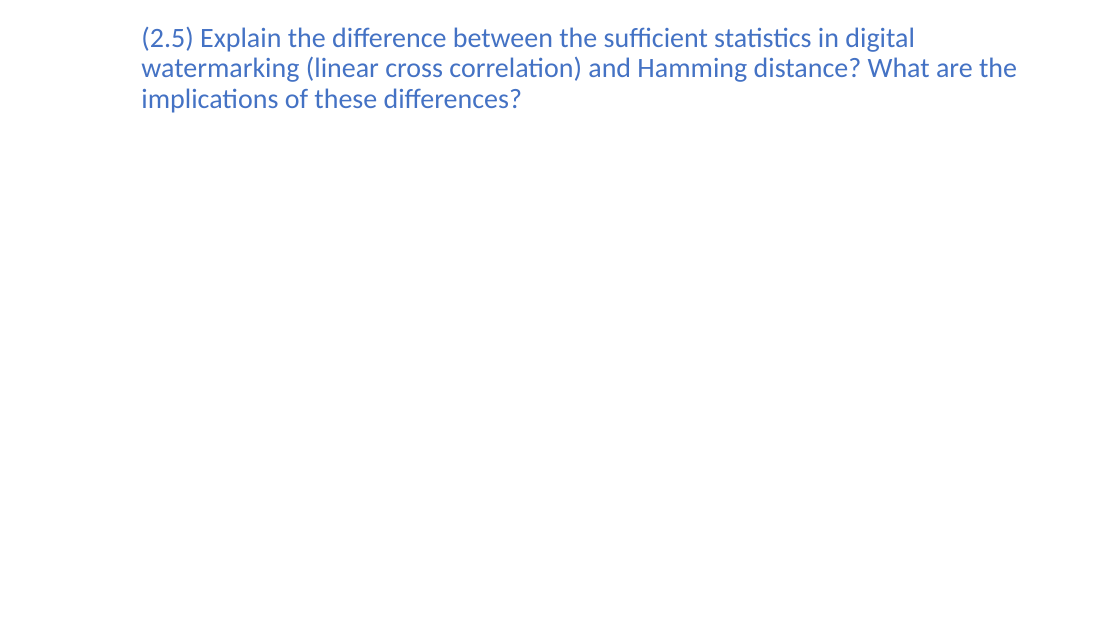
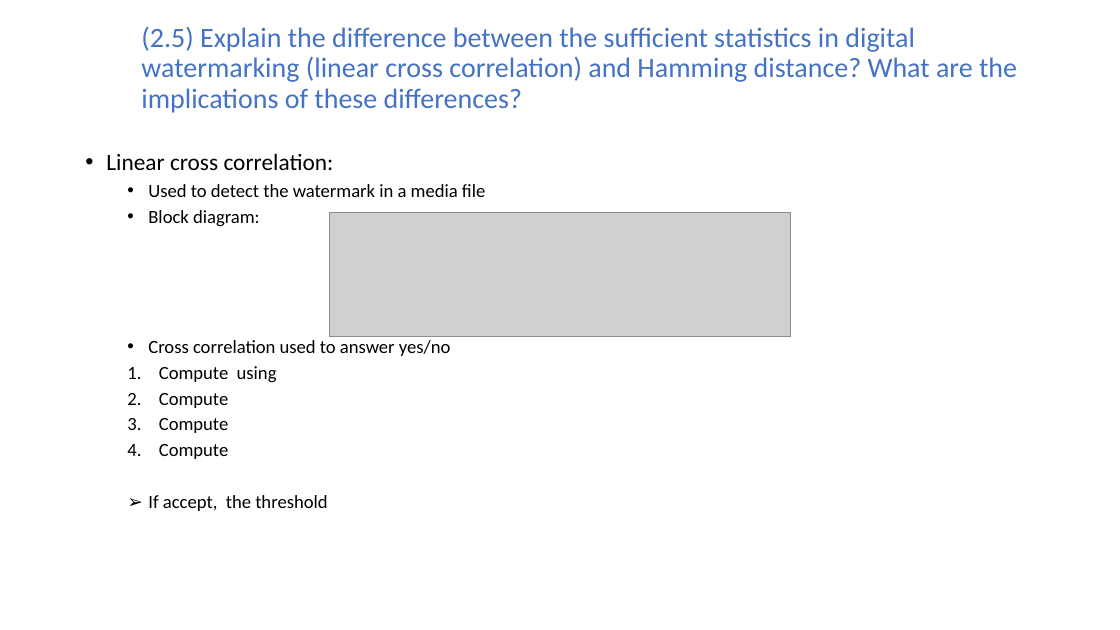
Before and after one commit to Joao-Quinta/master_cours_choix, a slide deck: slide 18 of securite_multimedia/exam_prep/section_2.odp. Drawn at 1120x630 pixels with LibreOffice and Linux fonts; fonts in the diff are those of the drawing; grey boxes stand for pictures. Boxes give left, top, right and bottom in pixels: in the first picture for what was removed or moved away, otherwise in the second. Text is boxed around its words. In the diff, an @@ line names an element or a change of style, - is before the commit and + after.

```diff
--- a/securite_multimedia/exam_prep/section_2.odp
+++ b/securite_multimedia/exam_prep/section_2.odp
@@ text added at <box>106,153,485,511</box>, 16 pt, text #000000 @@
+• Linear cross correlation:
+  • Used to detect the watermark in a media file
+  • Block diagram:
+  • Cross correlation used to answer yes/no
+  1. Compute using
+  2. Compute
+  3. Compute
+  4. Compute
+  ➢ If accept, the threshold
@@ picture added at <box>330,213,791,336</box> @@
```
Also in this commit, not shown: 14 other slides changed, 3 slides added, 6 other files.
